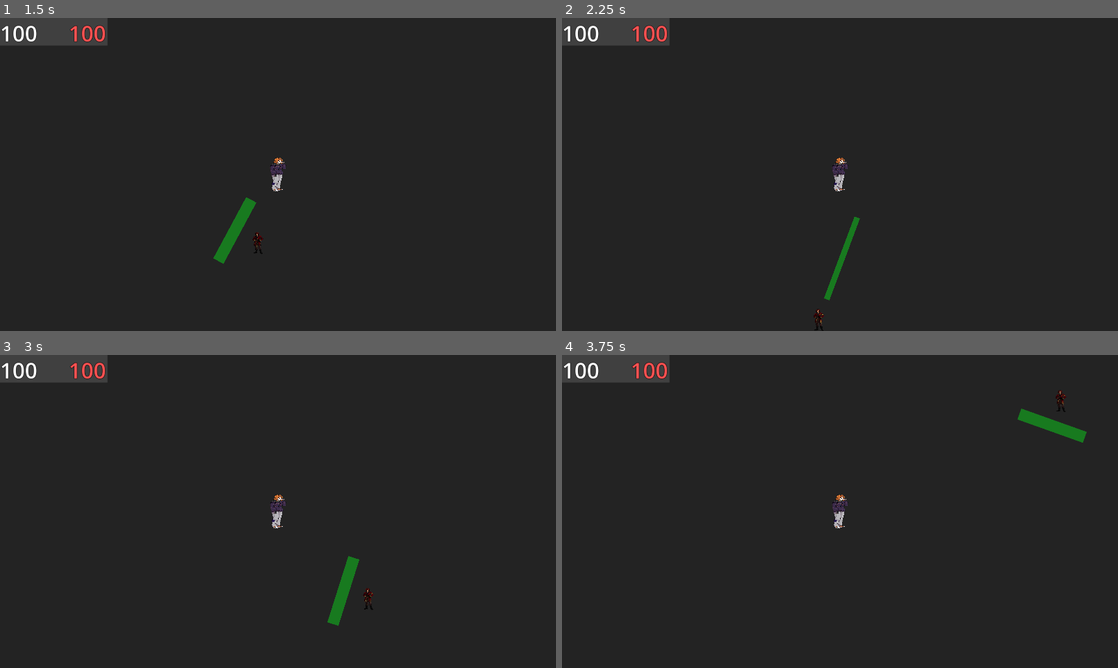
Above: before the commit, frames 1-4 (two rows, left to right).
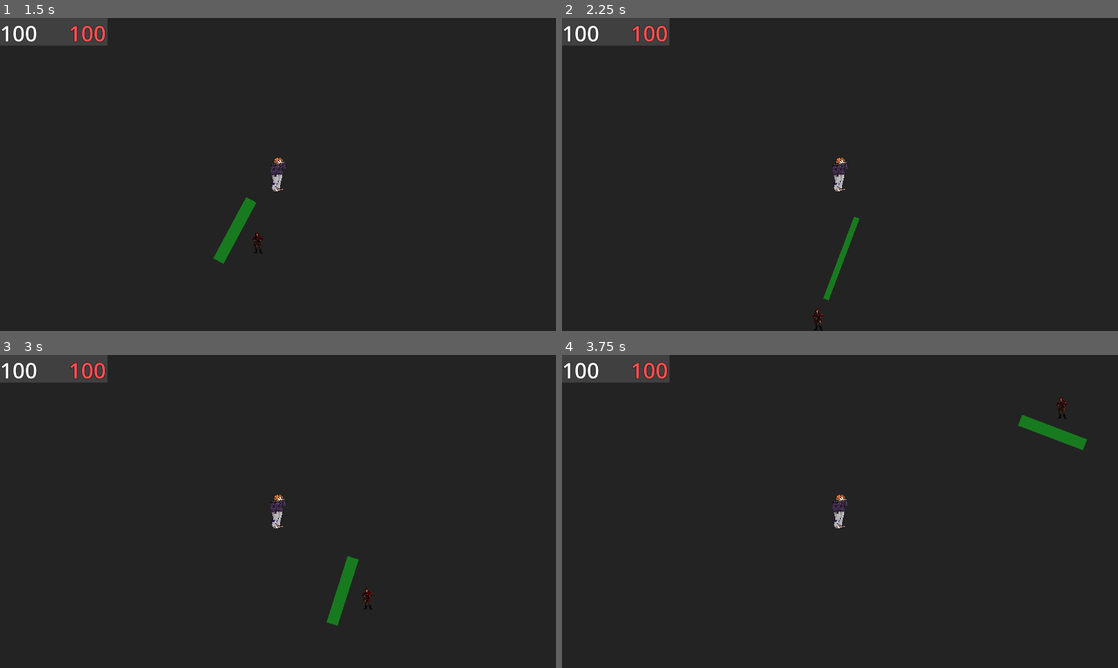
Above: after the commit, the same moments.

Repository: z3roco01/2025-skills-game
Game: Godot game, scene res://scenes/main.tscn
Same seed, same stepped clock (60 frames per second), same inputs: the game is played once before the commit and once after it.
Inputs (mouse positions are in pixels of both pictures, inside the frame that each line leads up to):
- Up to frame 1 (1.5 s): move the mouse to (400, 158) at 0.52 s; hold D (right) 0.53-1.28 s; tap Shift (dash) at 0.6 s; click (400, 158) at 0.67 s; move the mouse to (166, 190) at 1.27 s; hold S (back) from 1.28 s (still down); click (166, 190) at 1.35 s
- Up to frame 2 (2.25 s): move the mouse to (895, 105) at 2.02 s; release S (back) at 2.03 s; hold D (right) from 2.03 s (still down); right-click (895, 105) at 2.1 s
- Up to frame 3 (3 s): move the mouse to (250, 574) at 2.77 s; release D (right) at 2.78 s; hold W (up) from 2.78 s (still down); tap Shift (dash) at 2.85 s; click (250, 574) at 2.92 s
- Up to frame 4 (3.75 s): move the mouse to (1006, 558) at 3.52 s; release W (up) at 3.53 s; hold A (left) from 3.53 s (still down); click (1006, 558) at 3.6 s

Frame 1 is identical in both runs. In frame 2, 0.1% of the frame differs, in the area x 45-54%, y 63-100%; in frame 3, 0.1%; in frame 4, 0.6%, in the area x 81-95%, y 11-31%.

Commit message:
add clem explosion + homing ( and clean up her scns )

Diff:
--- a/project.godot
+++ b/project.godot
@@ -31,6 +31,8 @@
 [file_customization]
 
 folder_colors={
+"res://scenes/clementine/": "orange",
+"res://scripts/clementine/": "orange",
 "res://textures/carmille/": "blue",
 "res://textures/clementine/": "orange",
 "res://textures/emil/": "gray",
--- a/scenes/Enemy.tscn
+++ b/scenes/Enemy.tscn
@@ -9,8 +9,6 @@
 freeze = true
 script = ExtResource("1_r78x5")
 
-[node name="485b60d7-628c-4763-8717-b0b0f7a0f7f5" type="Sprite2D" parent="."]
-
 [node name="CollisionShape2D" type="CollisionShape2D" parent="."]
 position = Vector2(0.999998, 0)
 rotation = -3.14159
--- a/scenes/carmile_enemy.tscn
+++ b/scenes/carmile_enemy.tscn
@@ -3,7 +3,7 @@
 [ext_resource type="Script" path="res://scripts/carmile_enemy.gd" id="1_iinlb"]
 [ext_resource type="Shader" path="res://tmp.gdshader" id="2_vycuw"]
 [ext_resource type="Texture2D" uid="uid://grdaroaq76a1" path="res://textures/circle.png" id="3_vsimn"]
-[ext_resource type="Texture2D" uid="uid://c4cyfofvw5xop" path="res://textures/emil/Émil_Angry_1.png" id="4_5a0jk"]
+[ext_resource type="Texture2D" uid="uid://mcf3hlimqf5x" path="res://textures/carmille/Carmille_NEUTRAL.png" id="4_rejvo"]
 
 [sub_resource type="ShaderMaterial" id="ShaderMaterial_shkmk"]
 shader = ExtResource("2_vycuw")
@@ -50,10 +50,10 @@
 scale = Vector2(1.222, 1.222)
 texture = ExtResource("3_vsimn")
 
-[node name="485b60d7-628c-4763-8717-b0b0f7a0f7f5" type="Sprite2D" parent="."]
-position = Vector2(-9.53674e-07, -2.14577e-06)
-scale = Vector2(0.0497592, 0.0375587)
-texture = ExtResource("4_5a0jk")
+[node name="Sprite2D" type="Sprite2D" parent="."]
+position = Vector2(-9.53674e-07, -5.5)
+scale = Vector2(0.0497592, 0.0441672)
+texture = ExtResource("4_rejvo")
 
 [node name="CollisionShape2D" type="CollisionShape2D" parent="."]
 position = Vector2(-1, 0)
--- a/scenes/clementine_enemy.tscn
+++ b/scenes/clementine/clementine_enemy.tscn
@@ -1,6 +1,6 @@
 [gd_scene load_steps=4 format=3 uid="uid://b3fri2537ajl2"]
 
-[ext_resource type="Script" path="res://scripts/clementine_enemy.gd" id="1_ppl44"]
+[ext_resource type="Script" path="res://scripts/clementine/clementine_enemy.gd" id="1_ppl44"]
 [ext_resource type="Texture2D" uid="uid://bsec6o4couh6n" path="res://textures/clementine/Clementine Neutral.png" id="2_y4o4f"]
 
 [sub_resource type="RectangleShape2D" id="RectangleShape2D_pumpm"]
--- /dev/null
+++ b/scenes/clementine/clementine_explosion.tscn
@@ -0,0 +1,28 @@
+[gd_scene load_steps=6 format=3 uid="uid://c8tloyufqb2sc"]
+
+[ext_resource type="Shader" path="res://tmp.gdshader" id="1_5lvno"]
+[ext_resource type="Script" path="res://scripts/clementine/clementine_explosion.gd" id="1_tcax0"]
+[ext_resource type="Texture2D" uid="uid://grdaroaq76a1" path="res://textures/circle.png" id="2_alije"]
+
+[sub_resource type="CircleShape2D" id="CircleShape2D_b6di2"]
+radius = 240.0
+
+[sub_resource type="ShaderMaterial" id="ShaderMaterial_s5pdu"]
+shader = ExtResource("1_5lvno")
+shader_parameter/colour = Color(0.945098, 0.439216, 0.207843, 0.329412)
+
+[node name="ClementineExplosion" type="Area2D"]
+script = ExtResource("1_tcax0")
+
+[node name="CollisionShape2D" type="CollisionShape2D" parent="."]
+shape = SubResource("CircleShape2D_b6di2")
+
+[node name="Circle" type="Sprite2D" parent="."]
+material = SubResource("ShaderMaterial_s5pdu")
+scale = Vector2(0.977, 0.977)
+texture = ExtResource("2_alije")
+
+[node name="fuseTime" type="Timer" parent="."]
+one_shot = true
+
+[connection signal="timeout" from="fuseTime" to="." method="_on_fuse_time_timeout"]
--- a/scenes/clementine_homing.tscn
+++ b/scenes/clementine/clementine_homing.tscn
@@ -1,12 +1,12 @@
 [gd_scene load_steps=3 format=3 uid="uid://c7a3xmwo4j06e"]
 
-[ext_resource type="Script" path="res://scripts/clementine_homing.gd" id="1_yjbwg"]
+[ext_resource type="Script" path="res://scripts/clementine/clementine_homing.gd" id="1_o45t4"]
 
 [sub_resource type="RectangleShape2D" id="RectangleShape2D_34tsv"]
 size = Vector2(80, 35)
 
 [node name="clementineHoming" type="RigidBody2D"]
-script = ExtResource("1_yjbwg")
+script = ExtResource("1_o45t4")
 
 [node name="CollisionShape2D" type="CollisionShape2D" parent="."]
 shape = SubResource("RectangleShape2D_34tsv")
--- a/scenes/testworld.tscn
+++ b/scenes/testworld.tscn
@@ -2,7 +2,7 @@
 
 [ext_resource type="PackedScene" uid="uid://6vtbxytds8cv" path="res://scenes/player.tscn" id="1_52pld"]
 [ext_resource type="Script" path="res://scripts/testworld.gd" id="1_jgkv1"]
-[ext_resource type="PackedScene" uid="uid://b3fri2537ajl2" path="res://scenes/clementine_enemy.tscn" id="3_w2mhi"]
+[ext_resource type="PackedScene" uid="uid://b3fri2537ajl2" path="res://scenes/clementine/clementine_enemy.tscn" id="3_w2mhi"]
 
 [sub_resource type="WorldBoundaryShape2D" id="WorldBoundaryShape2D_vgk6v"]
 normal = Vector2(0, 1)
@@ -46,11 +46,12 @@
 shape = SubResource("WorldBoundaryShape2D_lhy7v")
 
 [node name="wall3" type="StaticBody2D" parent="."]
-visible = false
 position = Vector2(960, 0)
 
 [node name="CollisionShape2D" type="CollisionShape2D" parent="wall3"]
 shape = SubResource("WorldBoundaryShape2D_tli6n")
+
+[node name="clementineEnemy" parent="." instance=ExtResource("3_w2mhi")]
 
 [node name="player" parent="." node_paths=PackedStringArray("enemy") instance=ExtResource("1_52pld")]
 position = Vector2(-194, 27)
@@ -87,5 +88,3 @@
 
 [node name="waittimer" type="Timer" parent="."]
 one_shot = true
-
-[node name="clementineEnemy" parent="." instance=ExtResource("3_w2mhi")]
--- a/scripts/carmile_enemy.gd
+++ b/scripts/carmile_enemy.gd
@@ -87,6 +87,7 @@
 func damage(health: int) -> void:
 	if(!shielding):
 		super.damage(health)
+		print("pooop")
 	else:
 		# reflect 1/2 damage back to player
 		player.damage(health/2.0)
@@ -98,6 +99,7 @@
 
 # helper func, runs the logic that runs when the shield is disabled
 func disableShield() -> void:
+	print("fart")
 	shielding = false
 	shieldColour.visible = false
 
--- /dev/null
+++ b/scripts/clementine/clementine_enemy.gd
@@ -0,0 +1,34 @@
+extends Enemy
+
+# the amount we will push the player by when too close
+@export var push = 500
+
+@onready var homingScene = preload("res://scenes/clementine/clementine_homing.tscn")
+@onready var explosionScene = preload("res://scenes/clementine/clementine_explosion.tscn")
+
+func idleAction() -> void:
+	pass
+
+# run every physics tick when the attack cooldown is 0
+func attack() -> void:
+	# player is close
+	if(distanceToPlayer() <= 400):
+		var pushVec = inPlayerDir(push)
+		get_tree().create_tween().tween_property(player, "position", player.position + pushVec, 0.4).set_trans(Tween.TRANS_BACK)
+		attackCooldown = 100
+	else:
+		createExplosion()
+		attackCooldown = 25
+
+func homingAttack(homers: int) -> void:
+	var scene = homingScene.instantiate()
+	scene.player = player
+	scene.position = position + inPlayerDir(130)
+	scene.look_at(player.position)
+	add_child(scene)
+
+func createExplosion() -> void:
+	var scene = explosionScene.instantiate()
+	scene.player = player
+	scene.position = player.position
+	add_child(scene)
--- /dev/null
+++ b/scripts/clementine/clementine_explosion.gd
@@ -0,0 +1,12 @@
+extends Area2D
+
+# gets set by clem when instanciate
+var player: Node
+
+func _ready() -> void:
+	$fuseTime.start()
+
+func _on_fuse_time_timeout() -> void:
+	if(overlaps_body(player)):
+		player.damage(15)
+	queue_free()
--- a/scripts/clementine_enemy.gd
+++ /dev/null
@@ -1,33 +0,0 @@
-extends Enemy
-
-# the amount we will push the player by when too close
-@export var push = 500
-
-@onready var homingScene = preload("res://scenes/clementine_homing.tscn")
-# set when a homing has been created
-var homingOut = false
-
-func idleAction() -> void:
-	pass
-
-# run every physics tick when the attack cooldown is 0
-func attack() -> void:
-	# player is close
-	if(distanceToPlayer() <= 400):
-		var pushVec = inPlayerDir(push)
-		get_tree().create_tween().tween_property(player, "position", player.position + pushVec, 0.4).set_trans(Tween.TRANS_BACK)
-		attackCooldown = 100
-	elif(!homingOut):
-			homingOut = true
-			# create instance of homing
-			var scene = homingScene.instantiate()
-			scene.player = player
-			scene.position = position + inPlayerDir(90)
-			scene.look_at(player.position)
-			# connect the tree_exit which happens when queue_free is called
-			scene.connect("tree_exited", onHomingDestroyed)
-			add_child(scene)
-
-func onHomingDestroyed() -> void:
-	homingOut = false
-	attackCooldown = 50
Renamed: scripts/clementine_homing.gd -> scripts/clementine/clementine_homing.gd
